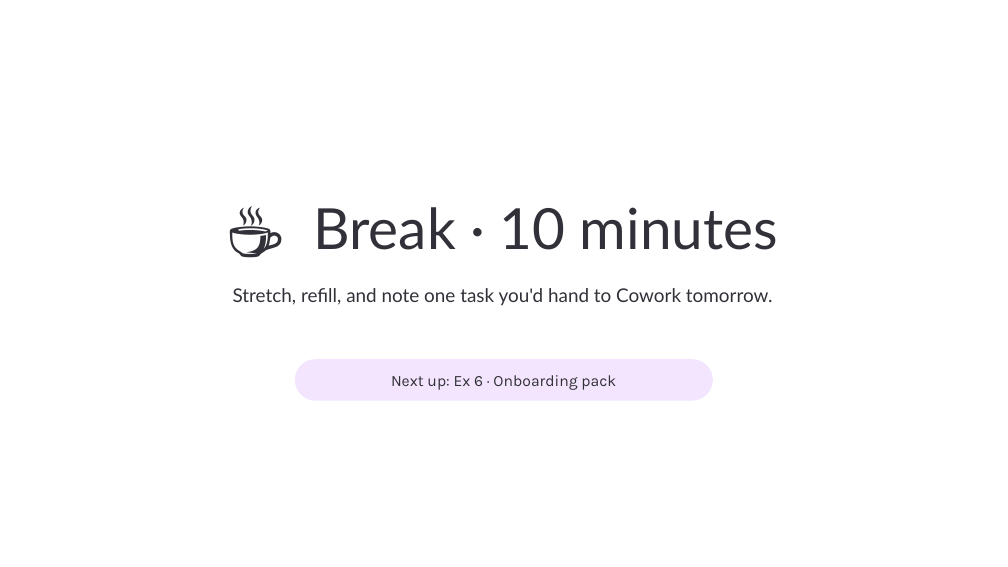
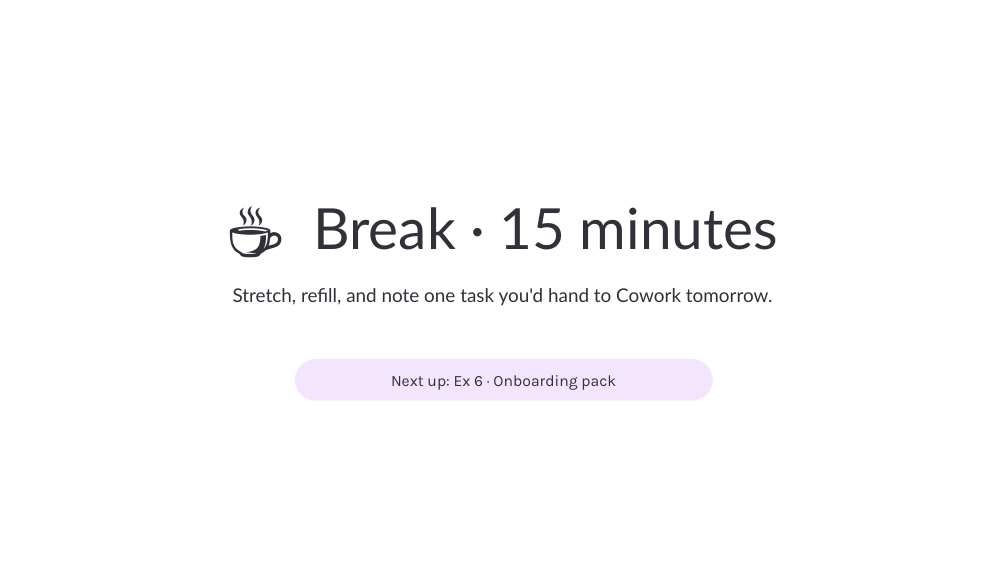
Before and after one commit to ragage/ai_hr_cowork_workshop, a slide deck: slide 39 of instructor/instructor-deck.pptx (slide 40 before the commit). Drawn at 1008x567 pixels with LibreOffice and Linux fonts; fonts in the diff are those of the drawing; background and template pictures are left out. Boxes give left, top, right and bottom in pixels: in the first picture for what was removed or moved away, otherwise in the second. Text is boxed around its words. In the diff, an @@ line names an element or a change of style, - is before the commit and + after.

```diff
--- a/instructor/instructor-deck.pptx
+++ b/instructor/instructor-deck.pptx
@@ text at [313, 207, 778, 250]: text changed @@
-☕ Break · 10 minutes
+☕ Break · 15 minutes
```
Also in this commit, not shown: 27 other slides changed, 2 slides removed, 33 other files.
